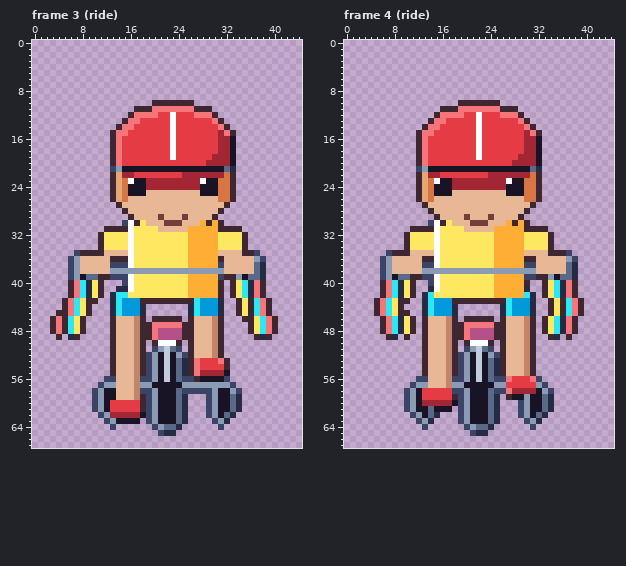
Edited in one commit: pixel-art file (art/depths/kid-on-bike@94.aseprite). Above: the version before the commit.
45x68 pixels, 4 frames. Shown: frame 3 (ride), frame 4 (ride). The commit also changed other frames, which this record leaves out.
New version:
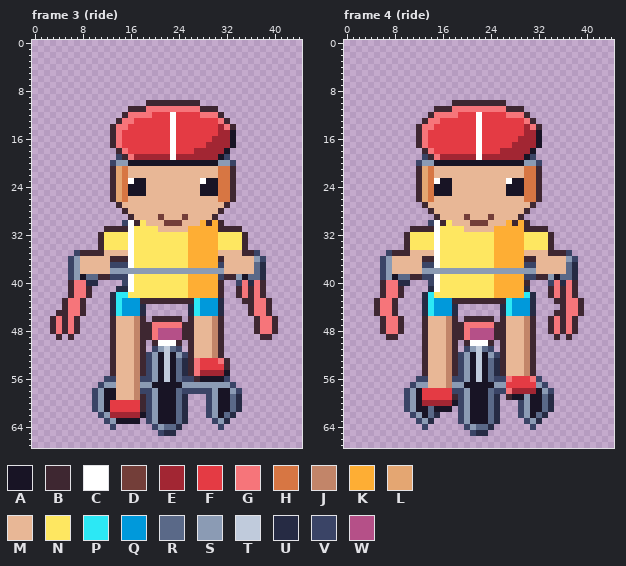
Palette (. is transparent): A #181425  B #3e2731  C #ffffff  D #733e39  E #a22633  F #e43b44  G #f6757a  H #d77643  J #c28569  K #feae34  L #e4a672  M #e8b796  N #fee761  P #2ce8f5  Q #0099db  R #5a6988  S #8b9bb4  T #c0cbdc  U #262b44  V #3a4466  W #b55088
Change:
--- frame 3 (ride)
@@ x 11..35 @@
  9 .........................
-10 .........BBBBBBB.........
-11 ......BBBGGGGGGGBBB......
-12 .....BGGGGFFCFFFGGGB.....
-13 ....BGGFFFFFCFFFFFFGB....
-14 ...BGGFFFFFFCFFFFFFFGB...
-15 ..BGGFFFFFFFCFFFFFFFEGB..
-16 ..BGFFFFFFFFCFFFFFFFEEA..
-17 ..BGFFFFFFFFCFFFFFFFEEA..
-18 ..BGFFFFFFFFCFFFFFFFEEA..
-19 ..BGFFFFFFFFCFFFFFFEEEA..
-20 ..BGFFFFFFFFFFFFFFEEEEA..
-21 ..VSAAAAAAAAAAAAAAAAARU..
-22 ..BLEEFFFFFFFFEEEEEEEHB..
-23 ..BLHCAAEEEEEEEEECAAHHB..
-24 ..BLHAAAEEEEEEEEEAAAHHB..
+10 ........BBBBBBBBB........
+11 .....BBBGGGGGGGGGBBB.....
+12 ....BGGGGFFFCFFFFGGGB....
+13 ...BGGFFFFFFCFFFFFFFGB...
+14 ..BGGFFFFFFFCFFFFFFFEGB..
+15 ..BGFFFFFFFFCFFFFFFFEEA..
+16 ..BGFFFFFFFFCFFFFFFEEEA..
+17 ..BGFFFFFFFFCFFFFFEEEEA..
+18 ...BGFFFFFFFCFFFEEEEEA...
+19 ...VBGEEEEEECEEEEEEEAV...
+20 ..VSSAAAAAAAAAAAAAAASSV..
+21 ..BLHMMMMMMMMMMMMMMMHHB..
+22 ..BLHMMMMMMMMMMMMMMMHHB..
+23 ..BLHCAAMMMMMMMMMCAAHHB..
+24 ..BLHAAAMMMMMMMMMAAAHHB..
 25 ..BLHAAAMMMMMMMMMAAAHHB..
@@ x 0..44 @@
 39 ......VSARRBBVVVCNNNNNNNNNKKKKKVBBSARRU......
-40 ......BGPUNB...VCNNNNNNNNNKKKKKB.BNPUGB......
-41 ......BGPUNB..UUCNNNNNNNNNKKKKKB.BNPUGB......
-42 ......BGPUNB.UPPNNNNNNNNNNKKKKKB.BNPUGB......
-43 .....BGPNBB..UPQQQBBBBBBBBBPQQQU..BNBPGB.....
-44 .....BGPNB...UPQQQU.......UPQQQU..BNBPGB.....
-45 ....BBGPNB...UPQQQU.......UPQQQU..BNBPGB.....
-46 ...BGBPNB....BMMMJB.BBBBB.BMMMJB...BBNPGB....
-47 ...BGBPNB....BMMMJBBGGGGGBBMMMJB....BNPGB....
-48 ...BGBPNB....BMMMJBBGWWWWBBMMMJB....BNPGB....
-49 ....B.UB.....BMMMJBBGWWWWBBMMMJB.....BUB.....
+40 ......BGGUU....VCNNNNNNNNNKKKKKB..VGUGB......
+41 ......BGGB....UUCNNNNNNNNNKKKKKB..BGBGB......
+42 ......BGGB...UPPNNNNNNNNNNKKKKKB..BGBGB......
+43 .....BGGB....UPQQQBBBBBBBBBPQQQU...BBGGB.....
+44 .....BGGB....UPQQQU.......UPQQQU....BGGB.....
+45 ....BBGGB....UPQQQU.......UPQQQU....BGGB.....
+46 ...BGBGB.....BMMMJB.BBBBB.BMMMJB.....BGGB....
+47 ...BGBGB.....BMMMJBBGGGGGBBMMMJB.....BGGB....
+48 ...BGBGB.....BMMMJBBGWWWWBBMMMJB.....BGGB....
+49 ....B.B......BMMMJBBGWWWWBBMMMJB......BB.....
 50 .............BMMMJB.BCCCB.BMMMJB.............
--- frame 4 (ride)
@@ x 10..34 @@
  9 .........................
-10 .........BBBBBBB.........
-11 ......BBBGGGGGGGBBB......
-12 .....BGGGGFFCFFFGGGB.....
-13 ....BGGFFFFFCFFFFFFGB....
-14 ...BGGFFFFFFCFFFFFFFGB...
-15 ..BGGFFFFFFFCFFFFFFFEGB..
-16 ..BGFFFFFFFFCFFFFFFFEEA..
-17 ..BGFFFFFFFFCFFFFFFFEEA..
-18 ..BGFFFFFFFFCFFFFFFFEEA..
-19 ..BGFFFFFFFFCFFFFFFEEEA..
-20 ..BGFFFFFFFFFFFFFFEEEEA..
-21 ..VSAAAAAAAAAAAAAAAAARU..
-22 ..BLEEFFFFFFFFEEEEEEEHB..
-23 ..BLHCAAEEEEEEEEECAAHHB..
-24 ..BLHAAAEEEEEEEEEAAAHHB..
+10 ........BBBBBBBBB........
+11 .....BBBGGGGGGGGGBBB.....
+12 ....BGGGGFFFCFFFFGGGB....
+13 ...BGGFFFFFFCFFFFFFFGB...
+14 ..BGGFFFFFFFCFFFFFFFEGB..
+15 ..BGFFFFFFFFCFFFFFFFEEA..
+16 ..BGFFFFFFFFCFFFFFFEEEA..
+17 ..BGFFFFFFFFCFFFFFEEEEA..
+18 ...BGFFFFFFFCFFFEEEEEA...
+19 ...VBGEEEEEECEEEEEEEAV...
+20 ..VSSAAAAAAAAAAAAAAASSV..
+21 ..BLHMMMMMMMMMMMMMMMHHB..
+22 ..BLHMMMMMMMMMMMMMMMHHB..
+23 ..BLHCAAMMMMMMMMMCAAHHB..
+24 ..BLHAAAMMMMMMMMMAAAHHB..
 25 ..BLHAAAMMMMMMMMMAAAHHB..
@@ x 0..44 @@
 39 ......VSARRBBVVCNNNNNNNNNKKKKKVVBBSARRU......
-40 ......BGPUNB..VCNNNNNNNNNKKKKKB..BNPUGB......
-41 ......BGPUNB..UCNNNNNNNNNKKKKKU..BNPUGB......
-42 ......BGPUNB.UPNNNNNNNNNNKKKKKPU.BNPUGB......
-43 .....BGPNBB..UPQQQBBBBBBBBBPQQQU..BNBPGB.....
-44 .....BGPNB...UPQQQU.......UPQQQU..BNBPGB.....
-45 .....BGPNBB..UPQQQU.......UPQQQU..BNBPGB.....
-46 ......BGPUNB.BMMMJB.BBBBB.BMMMJB.BNPUGB......
-47 ......BGPUNB.BMMMJBBGGGGGBBMMMJB.BNPUGB......
-48 ......BGPUNB.BMMMJBBGWWWWBBMMMJB.BNPUGB......
-49 .......BU.B..BMMMJBBGWWWWBBMMMJB..BU.B.......
+40 ......BGGUU...VCNNNNNNNNNKKKKKB...VGUGB......
+41 ......BGGB....UCNNNNNNNNNKKKKKU...BGBGB......
+42 ......BGGB...UPNNNNNNNNNNKKKKKPU..BGBGB......
+43 .....BGGB....UPQQQBBBBBBBBBPQQQU...BBGGB.....
+44 .....BGGB....UPQQQU.......UPQQQU....BGGB.....
+45 .....BGGB....UPQQQU.......UPQQQU...BBGGB.....
+46 ......BGGB...BMMMJB.BBBBB.BMMMJB..BGBGB......
+47 ......BGGB...BMMMJBBGGGGGBBMMMJB..BGBGB......
+48 ......BGGB...BMMMJBBGWWWWBBMMMJB..BGBGB......
+49 .......BB....BMMMJBBGWWWWBBMMMJB...B.B.......
 50 .............BMMMJB.BCCCB.BMMMJB.............
Boxes around the changes in both pictures, in picture pixels (x1, y1, x2, y2):
changed: (110, 100, 236, 190)
changed: (68, 280, 104, 340)
changed: (230, 280, 266, 340)
changed: (416, 100, 542, 190)
changed: (386, 280, 416, 340)
changed: (542, 280, 572, 340)
